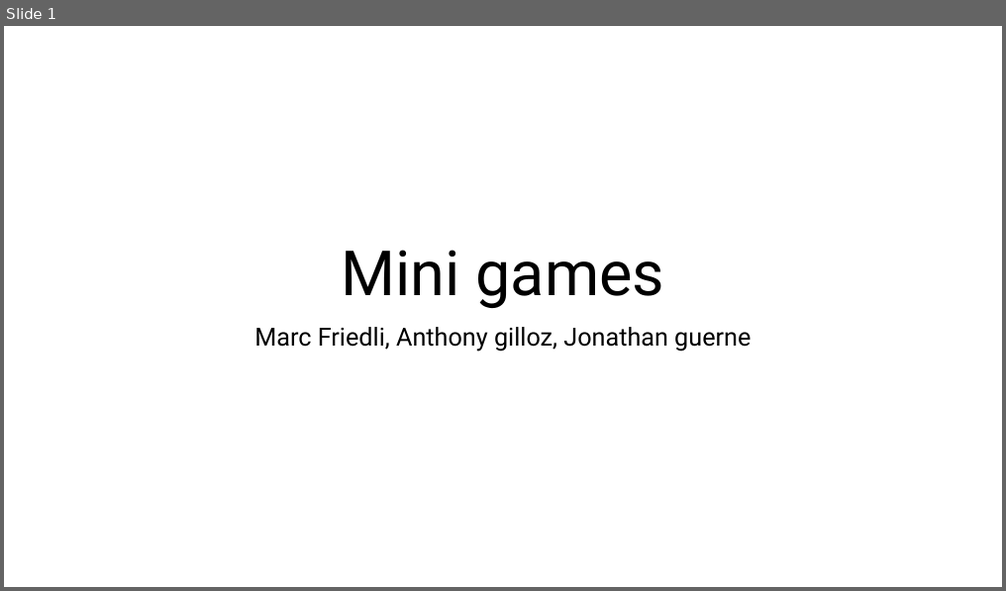
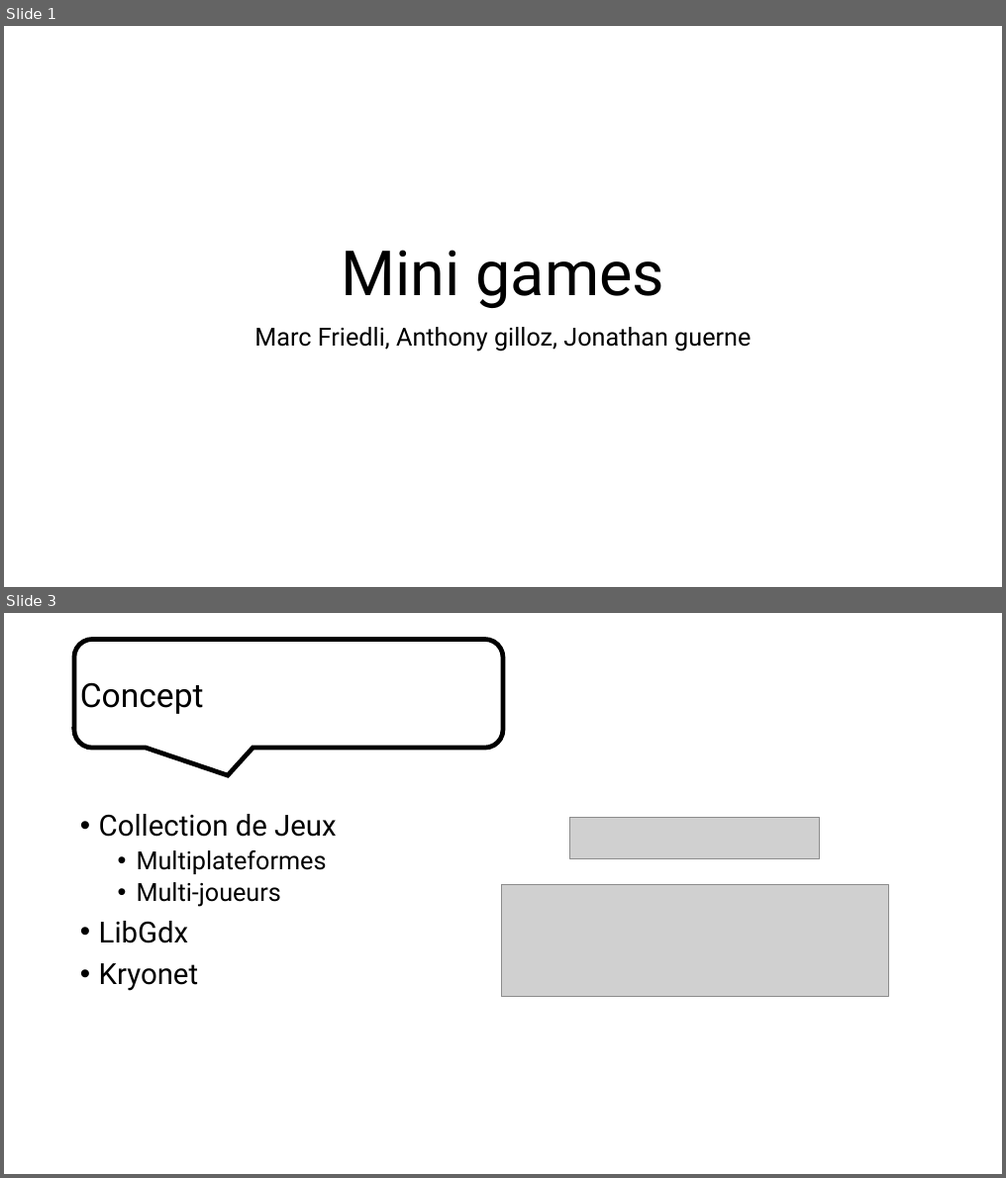
Before and after one commit to JonathanGuerne/MiniGames, a slide deck: Documentation/Présentation/Présentation.pptx. Shown one above the other, each under a label of ours: slide 1 before the commit, slides 1 and 3 after it; the slides between them are not shown. The pictures are 1006x591 and 1006x1178 pixels, drawn with LibreOffice and Linux fonts; fonts in the diff are those of the drawing; grey boxes stand for pictures; background and template pictures are left out. Boxes give left, top, right and bottom in pixels: in the first picture for what was removed or moved away, otherwise in the second. Text is boxed around its words. In the diff, an @@ line names an element or a change of style, - is before the commit and + after.

```diff
--- a/Documentation/Présentation/Présentation.pptx
+++ b/Documentation/Présentation/Présentation.pptx
@@ slide 3 added at (4, 613, 1002, 1174), background picture (left out) @@
@@ rounded speech box added at (74, 639, 503, 748), fill #FFFFFF, outline #000000 4.5 pt @@
@@ title added at (80, 682, 204, 714), 32 pt, text #000000 @@
+Concept
@@ text added at (99, 814, 337, 991), 28 pt, text #000000 @@
+• Collection de Jeux
+  • Multiplateformes
+  • Multi-joueurs
+• LibGdx
+• Kryonet
@@ picture added at (570, 817, 819, 860) @@
@@ picture added at (502, 884, 889, 997) @@
```
Also in this commit, not shown: 9 other slides added, 4 slides removed.
